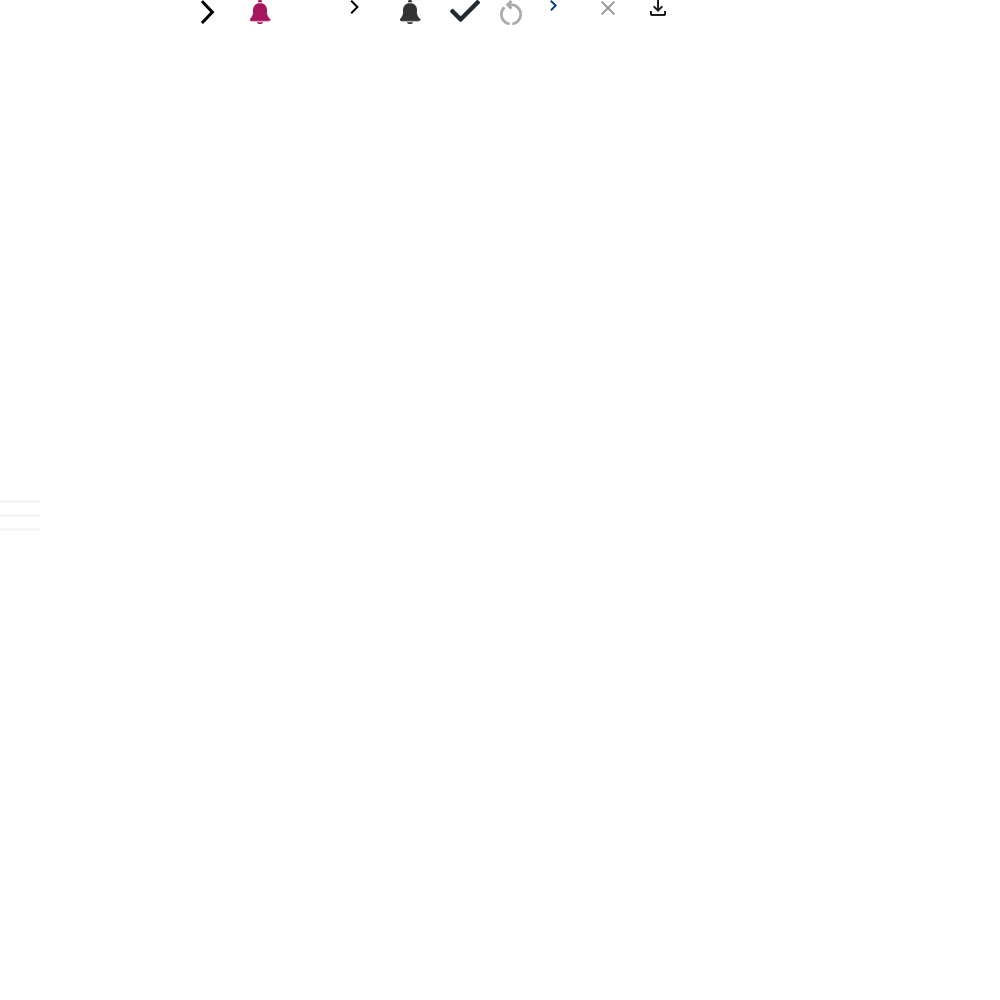
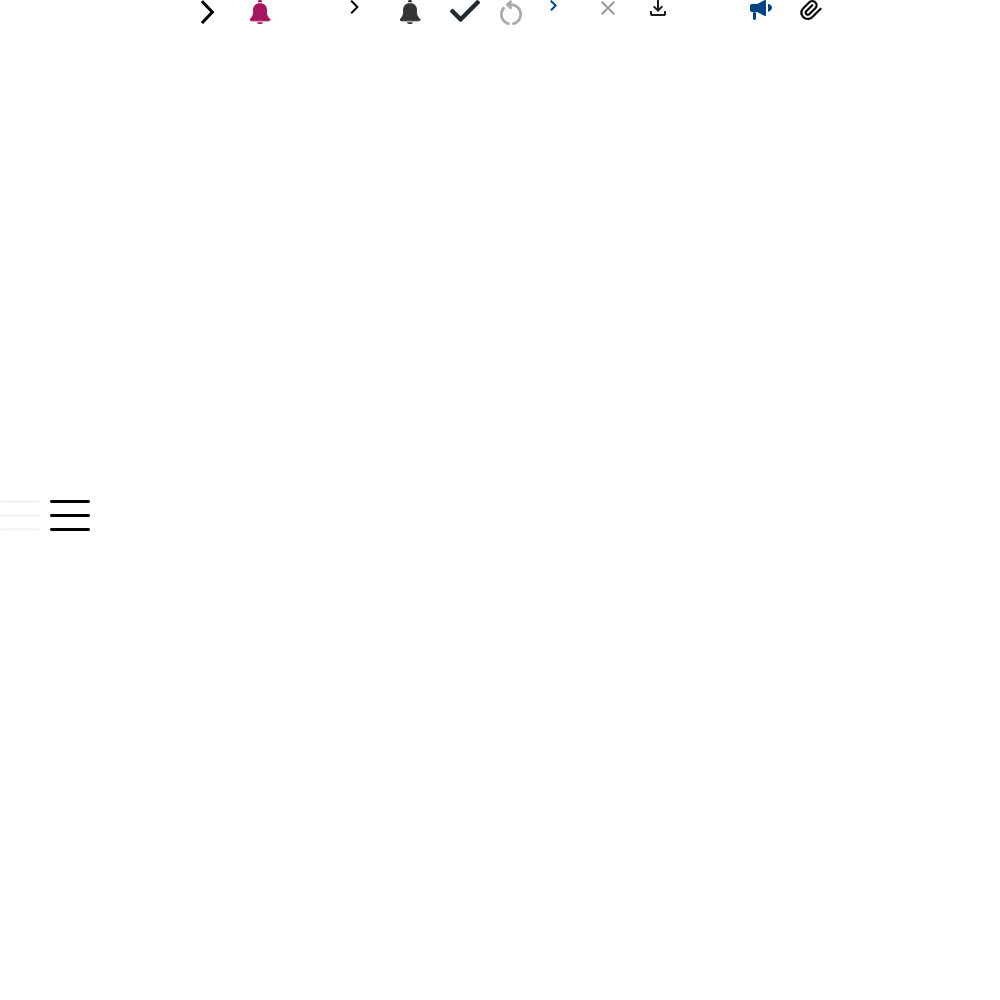
Revision of a layered 1000 x 1000 image; what changed, layer by layer:
added layer "레이어 15" in group "Mobile" over [50, 500, 90, 531]
added layer "레이어 17" in group "그룹 1" over [800, 0, 822, 20]
added layer "레이어 16" in group "그룹 1" over [750, 0, 772, 20]
